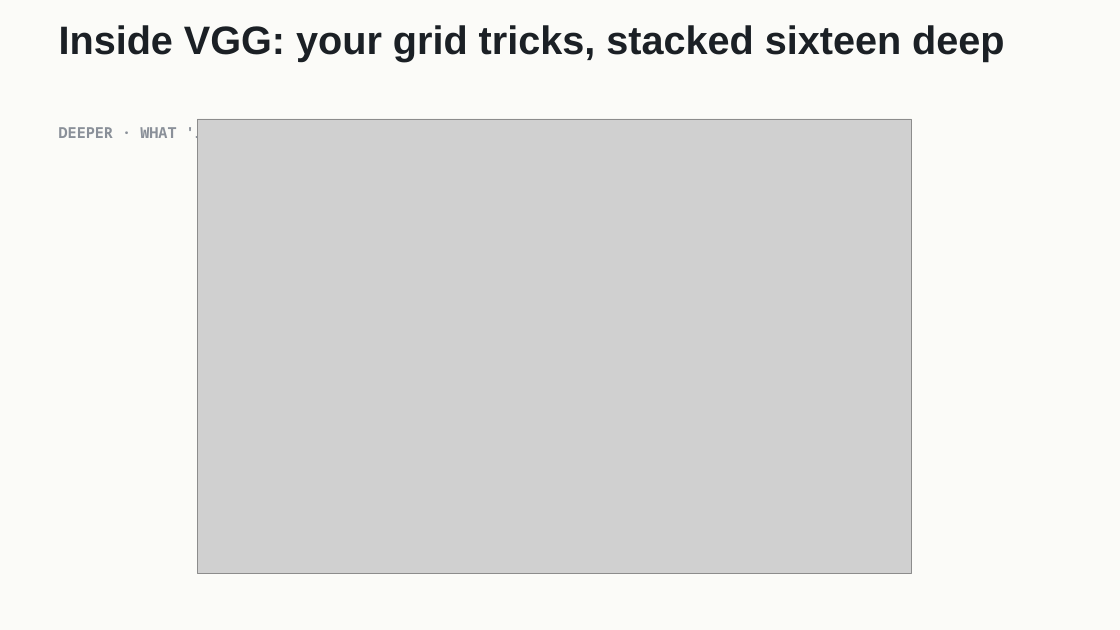
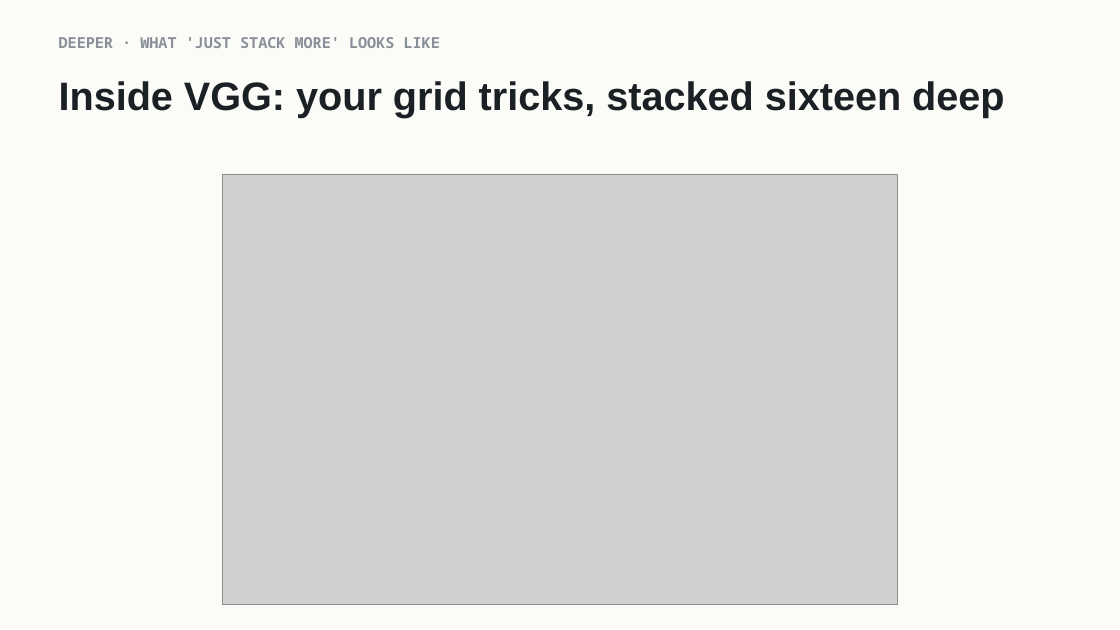
Before and after one commit to indigobio/msacl_dl_course, a slide deck: slide 24 of slides/pptx/lecture05_cnns.pptx. Drawn at 1120x630 pixels with LibreOffice and Linux fonts; fonts in the diff are those of the drawing; grey boxes stand for pictures. Boxes give left, top, right and bottom in pixels: in the first picture for what was removed or moved away, otherwise in the second. Text is boxed around its words. In the diff, an @@ line names an element or a change of style, - is before the commit and + after.

```diff
--- a/slides/pptx/lecture05_cnns.pptx
+++ b/slides/pptx/lecture05_cnns.pptx
@@ text "DEEPER · WHAT 'JUST STACK ..." rewrapped from (59,124,231,143) to (59,37,440,48) @@
@@ text "Inside VGG: your grid tricks, ...": place and size @@
-text "Inside VGG: your grid tricks, ..." at (59,25,1004,61)
+text "Inside VGG: your grid tricks, ..." at (59,81,1004,118)
@@ picture: place and size @@
-picture at (197,119,912,574)
+picture at (222,175,897,605)
```
Also in this commit, not shown: 8 other files.
